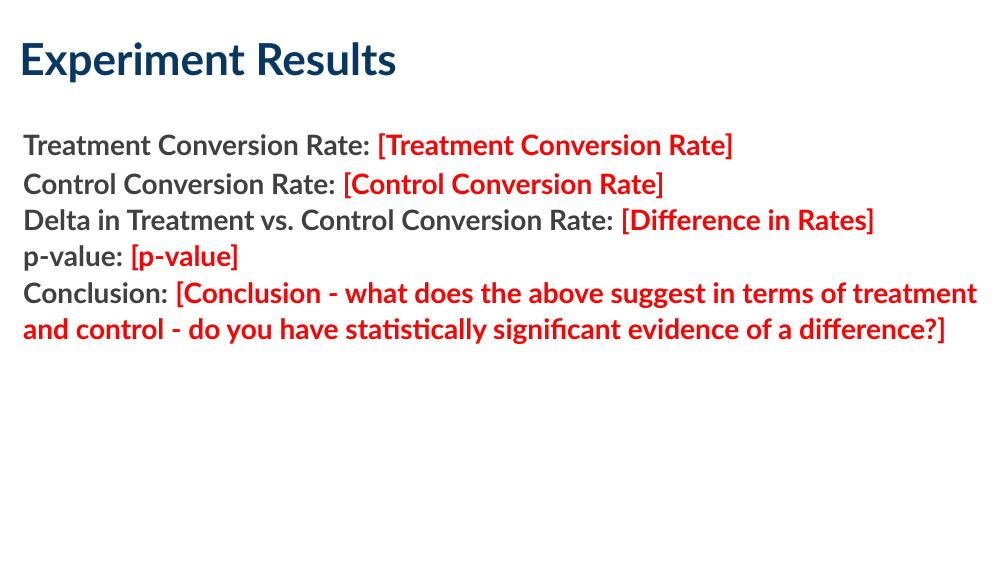
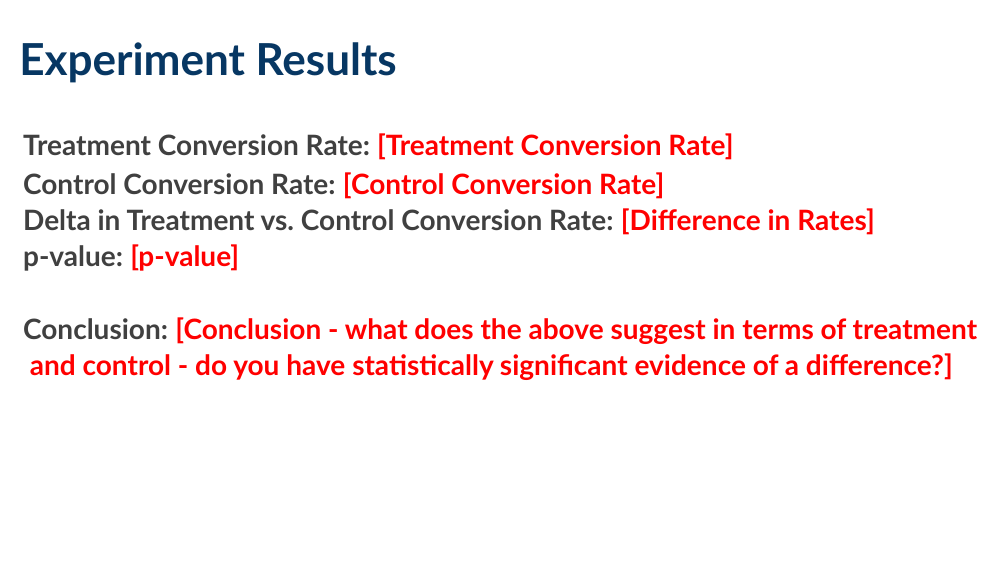
Before and after one commit to AmmarYasserAI-2/Analyze_AB_test_results, a slide deck: slide 4 of analyze-a_b-test-results.pptx. Drawn at 1008x567 pixels with LibreOffice and Linux fonts; fonts in the diff are those of the drawing. Boxes give left, top, right and bottom in pixels: in the first picture for what was removed or moved away, otherwise in the second. Text is boxed around its words. In the diff, an @@ line names an element or a change of style, - is before the commit and + after.

```diff
--- a/analyze-a_b-test-results.pptx
+++ b/analyze-a_b-test-results.pptx
@@ text at bbox=[23, 317, 977, 380]: text changed @@
-Conclusion: [Conclusion - what does the above suggest in terms of treatment and control - do you have statistically significant evidence of a difference?]
+Conclusion: [Conclusion - what does the above suggest in terms of treatment
+and control - do you have statistically significant evidence of a difference?]
```
Also in this commit, not shown: 1 other slide changed, 1 other file.
